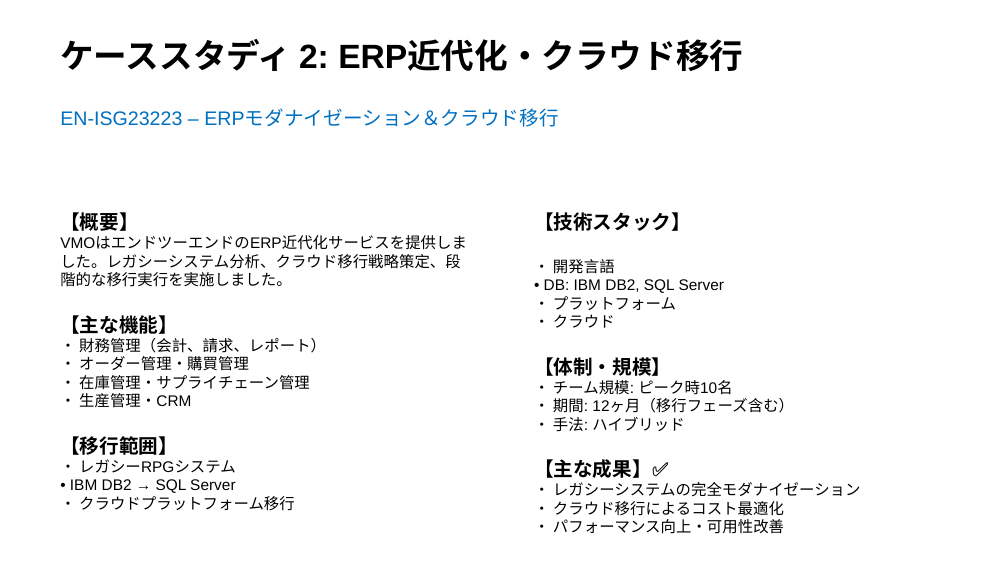
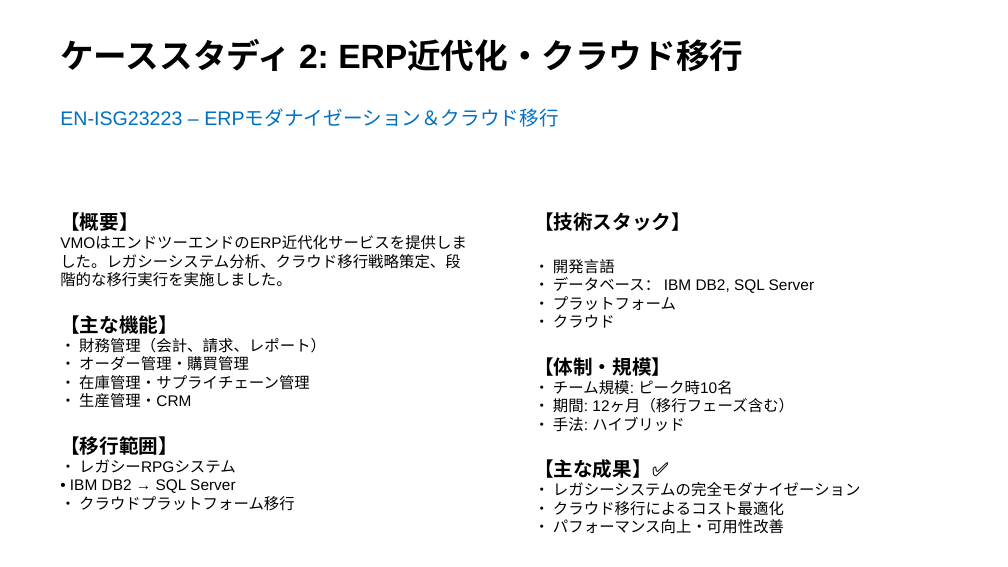
Before and after one commit to sslakd/Utility-app, a slide deck: slide 31 of Fujifilm_ODC_Proposal_JP.pptx. Drawn at 1008x567 pixels with LibreOffice and Linux fonts; fonts in the diff are those of the drawing. Boxes give left, top, right and bottom in pixels: in the first picture for what was removed or moved away, otherwise in the second. Text is boxed around its words. In the diff, an @@ line names an element or a change of style, - is before the commit and + after.

```diff
--- a/Fujifilm_ODC_Proposal_JP.pptx
+++ b/Fujifilm_ODC_Proposal_JP.pptx
@@ text at [553, 277, 814, 293]: text changed @@
-• DB: IBM DB2, SQL Server
+• データベース： IBM DB2, SQL Server
```
Also in this commit, not shown: 1 other slide changed.
